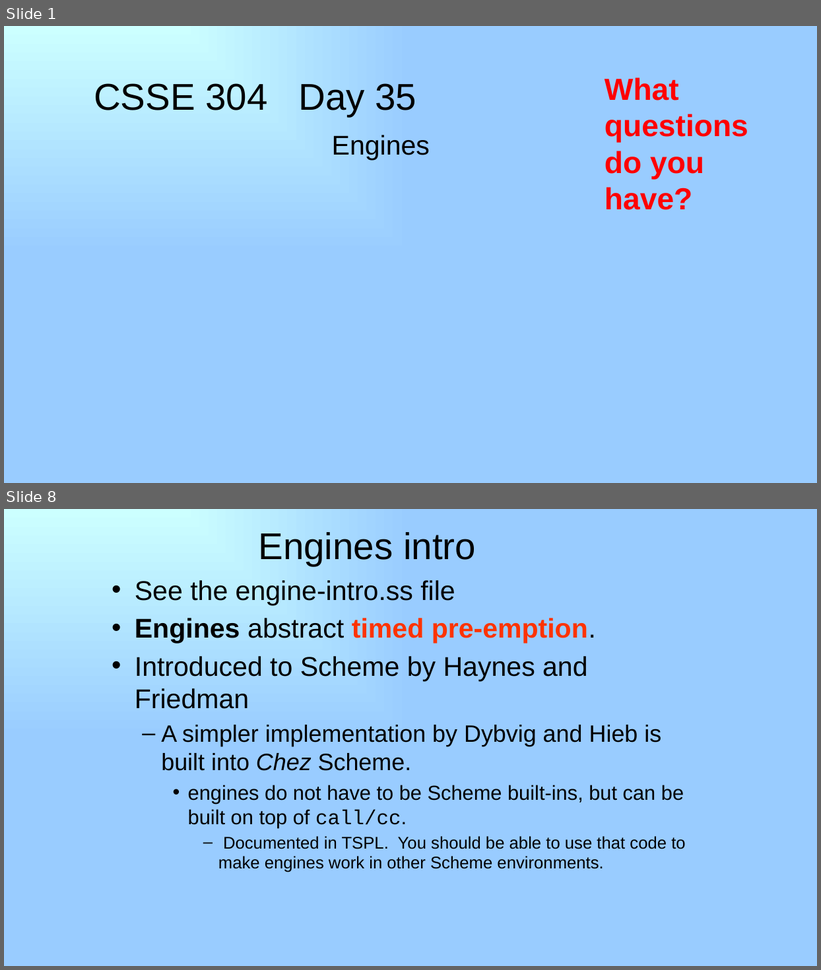
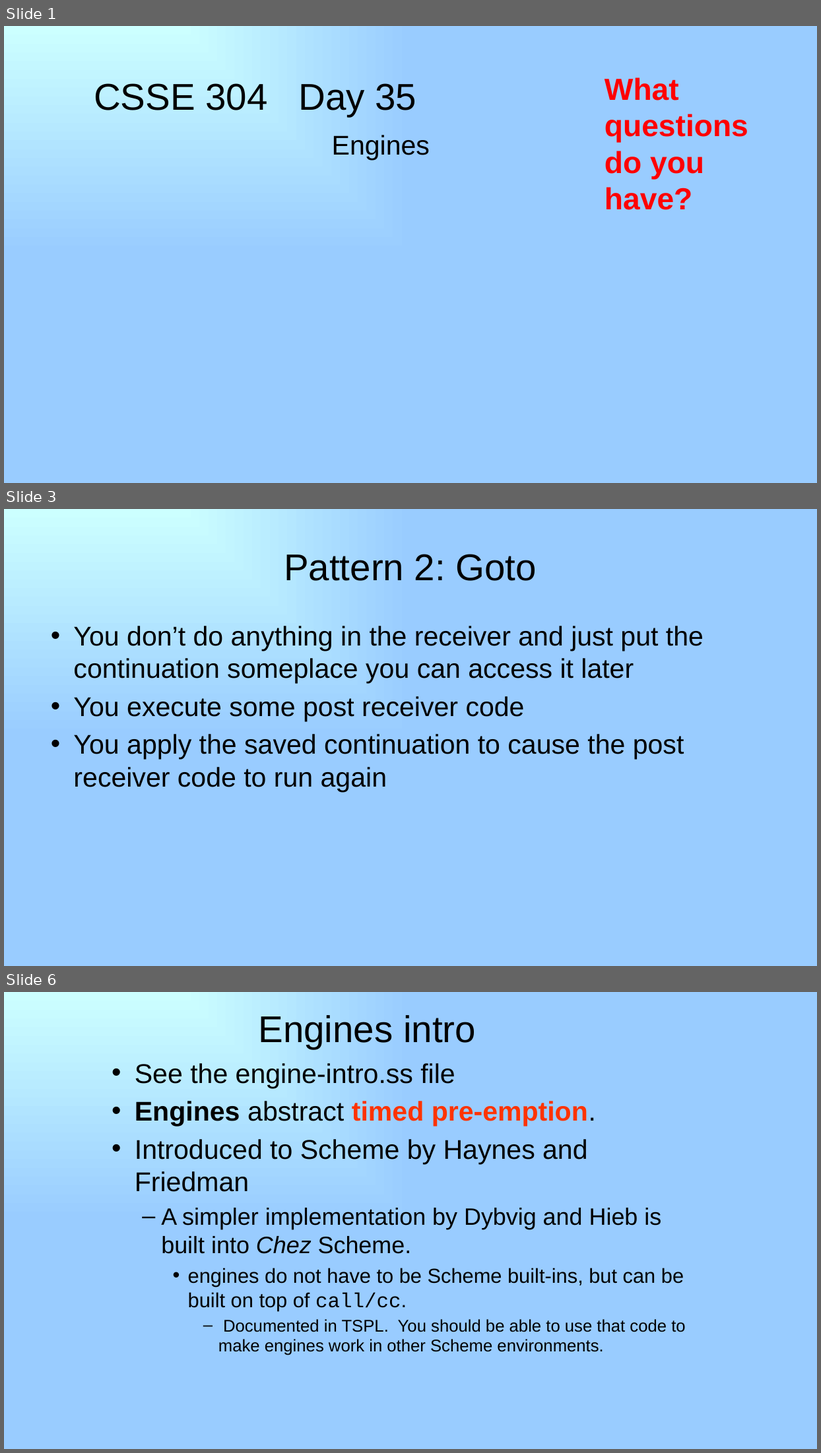
Before and after one commit to RHIT-CSSE/csse304, a slide deck: ClassMaterials/Engines/35_Final_Engines.pptx. Shown one above the other, each under a label of ours: slides 1 and 8 before the commit, slides 1, 3 and 6 after it; the slides between them are not shown. The pictures are 821x970 and 821x1453 pixels, drawn with LibreOffice and Linux fonts; fonts in the diff are those of the drawing. Boxes give left, top, right and bottom in pixels: in the first picture for what was removed or moved away, otherwise in the second. Text is boxed around its words. In the diff, an @@ line names an element or a change of style, - is before the commit and + after.

Commit message:
3 callcc patterns

```diff
--- a/ClassMaterials/Engines/35_Final_Engines.pptx
+++ b/ClassMaterials/Engines/35_Final_Engines.pptx
@@ slide 3 added at bbox=[4, 509, 817, 966], background gradient #CCFFFF to #99CCFF @@
@@ title added at bbox=[284, 554, 537, 581], 44 pt, text #000000 @@
+Pattern 2: Goto
@@ text added at bbox=[73, 626, 704, 792], 32 pt, text #000000 @@
+• You don’t do anything in the receiver and just put the continuation someplace you can access it later
+• You execute some post receiver code
+• You apply the saved continuation to cause the post receiver code to run again
@@ what was slide 8 is now slide 6 @@
```
Also in this commit, not shown: 1 slide changed, 2 other slides added, 5 slides removed, 5 other files.
